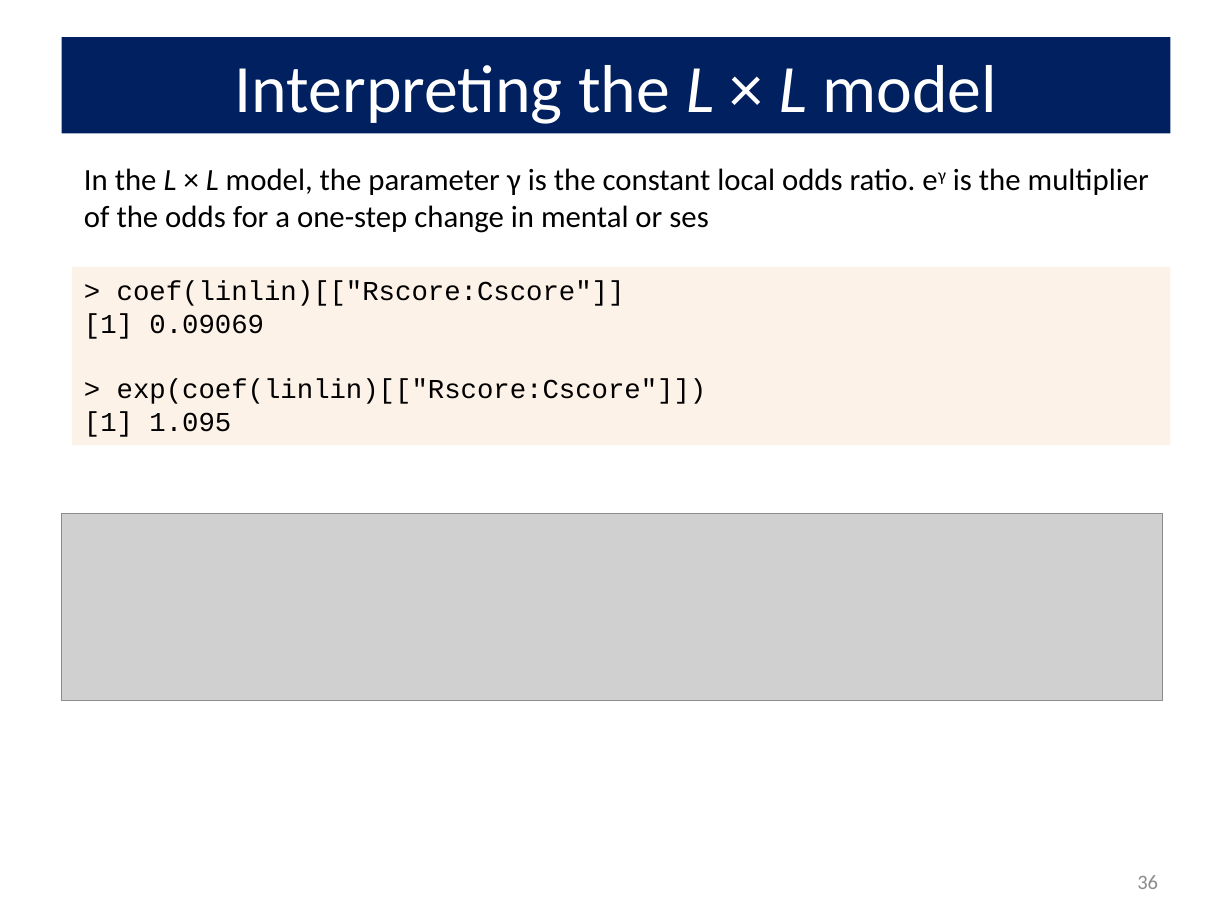
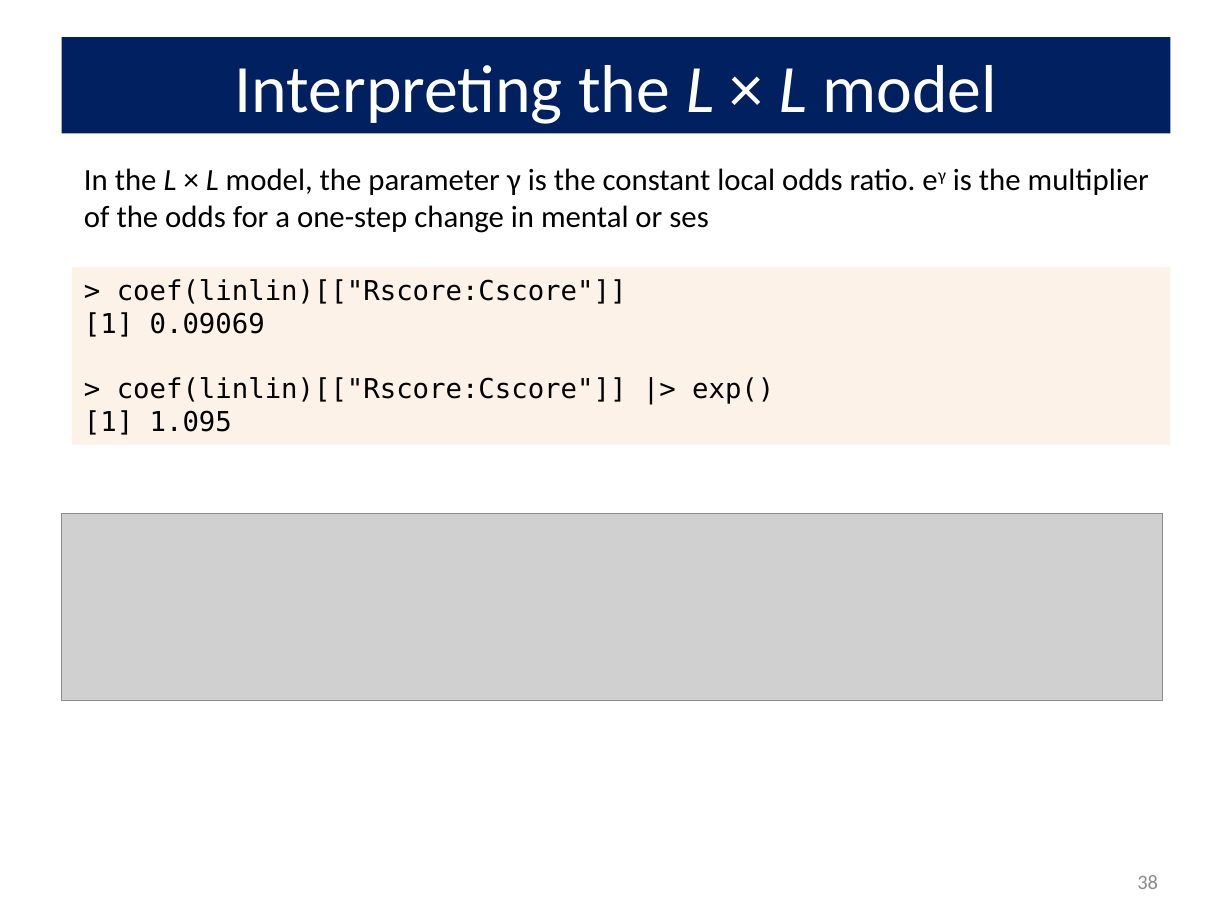
Before and after one commit to friendly/psy6136, a slide deck: slide 38 of docs/lectures/08-Loglin2.pptx (slide 36 before the commit). Drawn at 1232x924 pixels with LibreOffice and Linux fonts; fonts in the diff are those of the drawing; grey boxes stand for pictures. Boxes give left, top, right and bottom in pixels: in the first picture for what was removed or moved away, otherwise in the second. Text is boxed around its words. In the diff, an @@ line names an element or a change of style, - is before the commit and + after.

```diff
--- a/docs/lectures/08-Loglin2.pptx
+++ b/docs/lectures/08-Loglin2.pptx
@@ text in rectangle at [84, 279, 627, 435]: font Courier New to DejaVu Sans Mono in "> coef(linlin)[["Rscore:Cscore"]]", "[1] 0.09069", "[1] 1.095" @@
@@ text in rectangle at [117, 377, 774, 404]: text changed; font Courier New to DejaVu Sans Mono @@
-> exp(coef(linlin)[["Rscore:Cscore"]])
+> coef(linlin)[["Rscore:Cscore"]] |> exp()
@@ page number at [1137, 875, 1158, 889]: text changed @@
-36
+38
```
Also in this commit, not shown: 30 other slides changed, 3 slides added, 26 other files.
